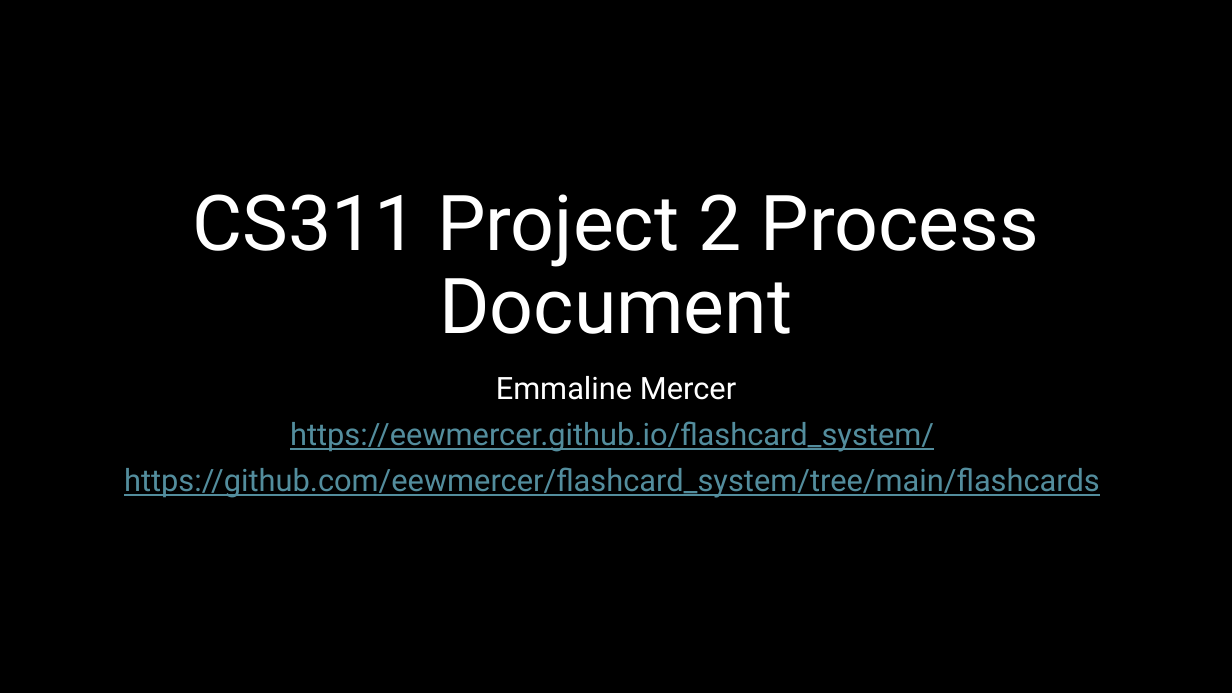
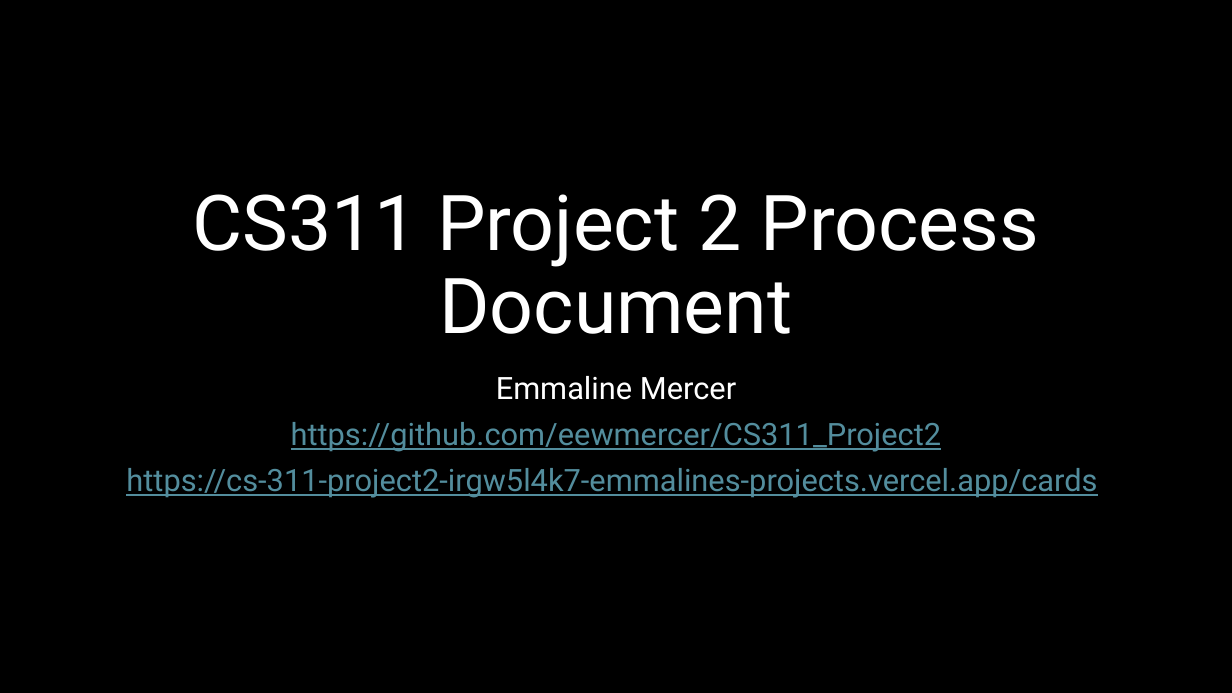
Before and after one commit to eewmercer/CS311_Project2, a slide deck: slide 1 of CS311 P2 Process Document.pptx. Drawn at 1232x693 pixels with LibreOffice and Linux fonts; fonts in the diff are those of the drawing. Boxes give left, top, right and bottom in pixels: in the first picture for what was removed or moved away, otherwise in the second. Text is boxed around its words. In the diff, an @@ line names an element or a change of style, - is before the commit and + after.

```diff
--- a/CS311 P2 Process Document.pptx
+++ b/CS311 P2 Process Document.pptx
@@ subtitle at bbox=[126, 422, 1097, 498]: text changed @@
-https://eewmercer.github.io/flashcard_system/
-https://github.com/eewmercer/flashcard_system/tree/main/flashcards
+https://github.com/eewmercer/CS311_Project2
+https://cs-311-project2-irgw5l4k7-emmalines-projects.vercel.app/cards
```
Also in this commit, not shown: 3 other slides changed, 21 other files.
